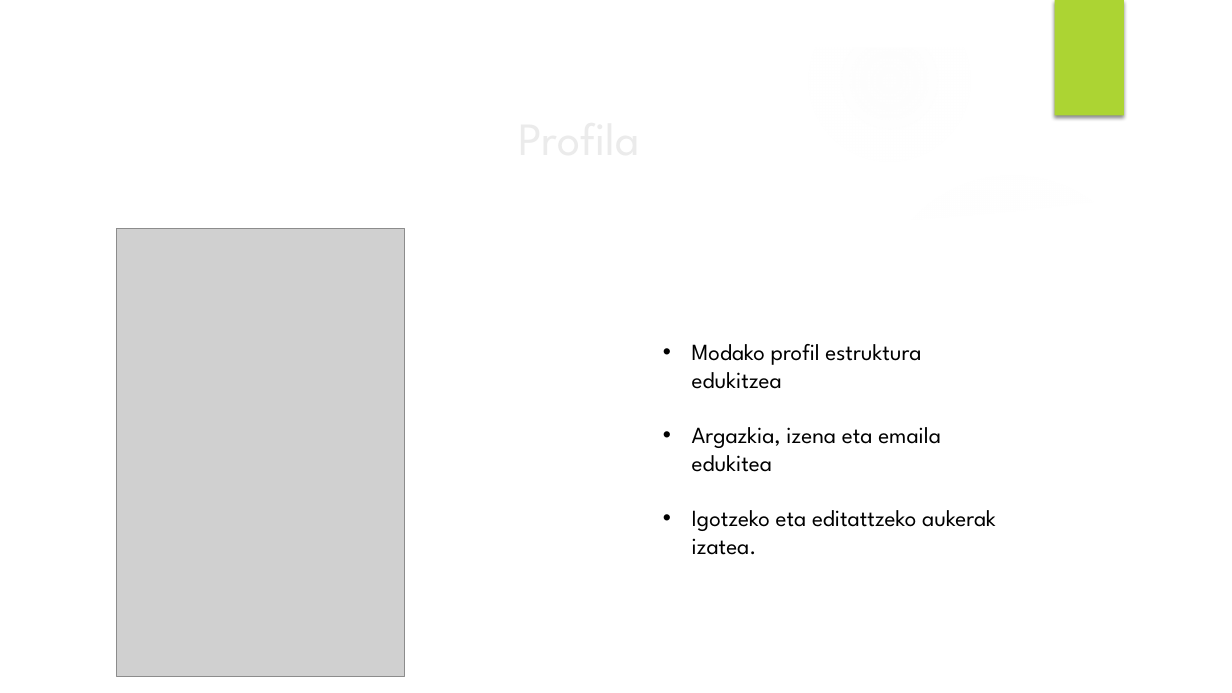
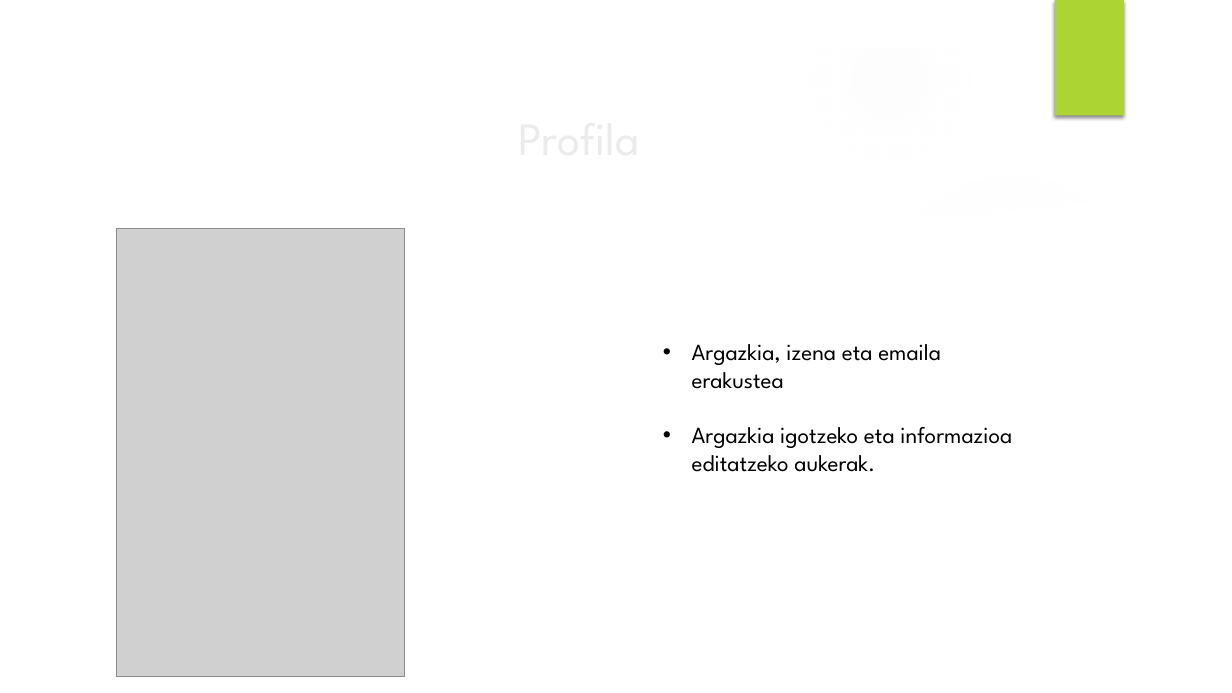
Before and after one commit to Iza666/EguneanBehin, a slide deck: slide 11 of Brain Pain powerpoint.pptx. Drawn at 1232x693 pixels with LibreOffice and Linux fonts; fonts in the diff are those of the drawing; grey boxes stand for pictures; background and template pictures are left out. Boxes give left, top, right and bottom in pixels: in the first picture for what was removed or moved away, otherwise in the second. Text is boxed around its words. In the diff, an @@ line names an element or a change of style, - is before the commit and + after.

```diff
--- a/Brain Pain powerpoint.pptx
+++ b/Brain Pain powerpoint.pptx
@@ text at bbox=[692, 344, 1012, 472]: text changed @@
-• Modako profil estruktura edukitzea
-• Argazkia, izena eta emaila edukitea
-• Igotzeko eta editattzeko aukerak izatea.
+• Argazkia, izena eta emaila erakustea
+• Argazkia igotzeko eta informazioa editatzeko aukerak.
```
Also in this commit, not shown: 9 other slides changed, 2 slides added, 1 slide removed, 1 other file.
